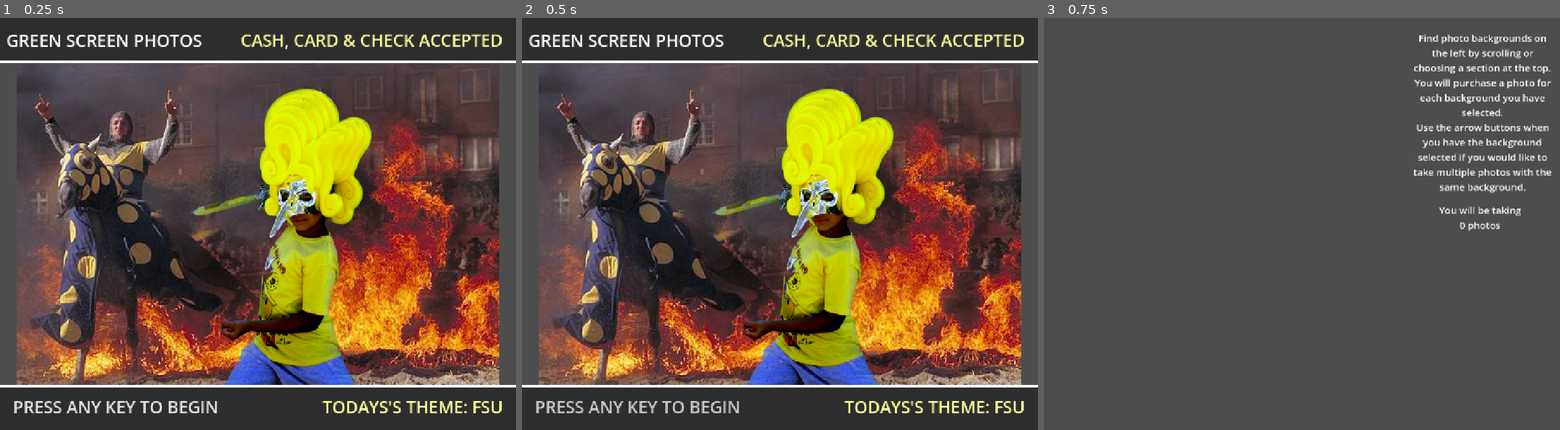
Above: before the commit, frames 1-3 (left to right).
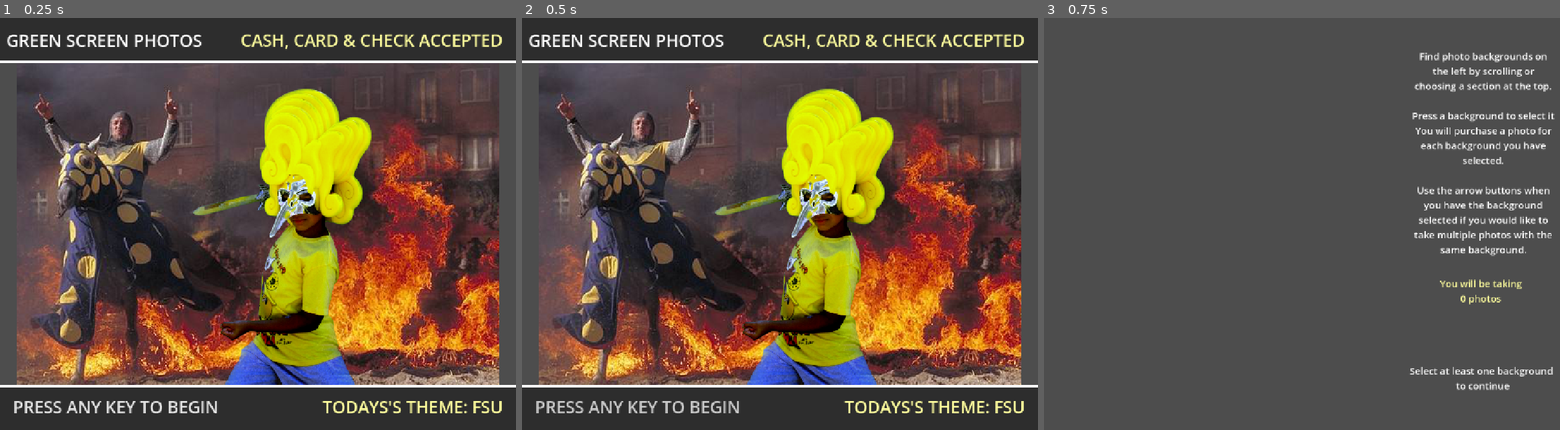
Above: after the commit, the same moments.

Repository: shaneriob-bit/kiosk-client
Game: Godot game, scene res://_scenes/main.tscn
Two runs of this game, one before a commit and one after it. Both use one fixed random seed, a clock stepped at 60 frames per second and the inputs below.
Inputs:
- Up to frame 1 (0.25 s): no input
- Up to frame 2 (0.5 s): no input
- Up to frame 3 (0.75 s): tap Enter at 0.5 s

Frames 1-2 are identical in both runs. In frame 3, 5.0% of the frame differs, in the area x 70-99%, y 4-91%.

Commit message:
wrap up order screen

Diff:
--- a/_scenes/main.tscn
+++ b/_scenes/main.tscn
@@ -5,6 +5,7 @@
 [ext_resource type="Script" uid="uid://2oa8muujgfit" path="res://_scripts/image_scroller.gd" id="1_x6rnu"]
 [ext_resource type="Texture2D" uid="uid://ckql0oco1bm7r" path="res://p17.png" id="2_3q5j6"]
 [ext_resource type="PackedScene" uid="uid://d3tonfewmlbtx" path="res://_scenes/order_screen.tscn" id="4_lavtb"]
+[ext_resource type="PackedScene" uid="uid://cv2fb28amypr8" path="res://_scenes/idle_screen.tscn" id="6_ce27d"]
 
 [node name="Main" type="Node2D" unique_id=1640866435]
 
@@ -28,3 +29,6 @@
 [node name="OrderScreen" parent="OrderScreenLayer" unique_id=1574650878 groups=["GroupListener"] instance=ExtResource("4_lavtb")]
 size_flags_horizontal = 4
 size_flags_vertical = 4
+
+[node name="IdleScreen" parent="." unique_id=1040489430 instance=ExtResource("6_ce27d")]
+visible = false
--- a/_scenes/order_screen.tscn
+++ b/_scenes/order_screen.tscn
@@ -3,6 +3,9 @@
 [ext_resource type="Script" uid="uid://ctbv8h2747qo4" path="res://_scripts/order_screen.gd" id="1_6xnw5"]
 [ext_resource type="Script" uid="uid://dw6tc6k2spww6" path="res://_scripts/background_selection.gd" id="1_cjxwk"]
 [ext_resource type="Script" uid="uid://3dryyos2k6uf" path="res://_scripts/tab_bar.gd" id="1_s2mde"]
+
+[sub_resource type="StyleBoxFlat" id="StyleBoxFlat_mvnrc"]
+bg_color = Color(0.33096692, 0.70016587, 0.22375292, 1)
 
 [node name="OrderScreen" type="Control" unique_id=1574650878]
 layout_mode = 3
@@ -23,15 +26,18 @@
 anchor_top = 0.5
 anchor_right = 1.0
 anchor_bottom = 0.5
-offset_left = -370.0
-offset_top = -479.0
-offset_right = -14.0
-offset_bottom = -75.0
+offset_left = -368.0
+offset_top = -434.0
+offset_right = -12.0
+offset_bottom = 81.0
 grow_horizontal = 0
 grow_vertical = 2
 theme_override_font_sizes/font_size = 24
 text = "Find photo backgrounds on the left by scrolling or choosing a section at the top.
+
+Press a background to select it
 You will purchase a photo for each background you have selected.
+
 Use the arrow buttons when you have the background selected if you would like to take multiple photos with the same background."
 horizontal_alignment = 1
 vertical_alignment = 1
@@ -45,12 +51,13 @@
 anchor_top = 0.5
 anchor_right = 1.0
 anchor_bottom = 0.5
-offset_left = -376.0
-offset_top = -51.0
-offset_right = -20.0
-offset_bottom = 21.0
+offset_left = -374.0
+offset_top = 131.0
+offset_right = -18.0
+offset_bottom = 203.0
 grow_horizontal = 0
 grow_vertical = 2
+theme_override_colors/font_color = Color(1, 0.99607843, 0.6156863, 1)
 theme_override_font_sizes/font_size = 24
 text = "You will be taking
 ## photos"
@@ -77,4 +84,40 @@
 offset_bottom = 40.0
 script = ExtResource("1_s2mde")
 
+[node name="NextButton" type="Button" parent="." unique_id=524724549]
+layout_mode = 1
+anchors_preset = 3
+anchor_left = 1.0
+anchor_top = 1.0
+anchor_right = 1.0
+anchor_bottom = 1.0
+offset_left = -252.0
+offset_top = -164.0
+offset_right = -124.0
+offset_bottom = -100.0
+grow_horizontal = 0
+grow_vertical = 0
+theme_override_font_sizes/font_size = 32
+theme_override_styles/normal = SubResource("StyleBoxFlat_mvnrc")
+text = "Next"
+
+[node name="DisabledButtonInfo" type="Label" parent="." unique_id=223657350]
+layout_mode = 1
+anchors_preset = 3
+anchor_left = 1.0
+anchor_top = 1.0
+anchor_right = 1.0
+anchor_bottom = 1.0
+offset_left = -442.0
+offset_top = -164.0
+offset_right = 53.0
+offset_bottom = -93.0
+grow_horizontal = 0
+grow_vertical = 0
+theme_override_font_sizes/font_size = 24
+text = "Select at least one background
+ to continue"
+horizontal_alignment = 1
+vertical_alignment = 1
+
 [connection signal="tab_changed" from="TabBar" to="BackgroundSelection" method="_on_tab_bar_tab_changed"]
--- a/_scripts/background_selection.gd
+++ b/_scripts/background_selection.gd
@@ -4,7 +4,13 @@
 
 @onready var tab_bar : TabBar = $"../TabBar"
 
+# Flag to prevent infinite loops between scrolling and tab changing
+var _is_syncing: bool = false
+
 func _ready() -> void:
+	# Connect to the scrollbar to detect when the user is scrolling
+	get_v_scroll_bar().value_changed.connect(_on_scroll_changed)
+
 	var backgrounds_path = "user://backgrounds"
 	var background_folder = DirAccess.open(backgrounds_path)
 
@@ -22,8 +28,7 @@
 		next_section = background_folder.get_next()
 	background_folder.list_dir_end()
 
-
-	var ordered_names : Array = tab_bar.get_ordered_names()
+	var ordered_names : Array = tab_bar.get_ordered_names() if tab_bar.has_method("get_ordered_names") else []
 
 	if ordered_names.size() == 0:
 		# fallback to the order of the tabs if no json
@@ -53,7 +58,7 @@
 
 		# Create the grid container
 		var grid_container = GridContainer.new()
-		grid_container.name = section
+		grid_container.name = section + "_Grid" # Differentiate grid name from label name
 		grid_container.columns = 3
 		$VBoxContainer.add_child(grid_container)
 
@@ -80,10 +85,50 @@
 
 	update_scroll_container_width()
 
+func _on_scroll_changed(scroll_value: float) -> void:
+	if _is_syncing:
+		return
+
+	var current_section_name = ""
+	var highest_y = -1.0
+
+	# Add a small pixel offset so the tab switches just as the label touches the top
+	var scroll_threshold = scroll_value + 20.0
+
+	# Find which label is currently at the top of the scroll view
+	for child in $VBoxContainer.get_children():
+		if child is Label:
+			if child.position.y <= scroll_threshold and child.position.y > highest_y:
+				highest_y = child.position.y
+				current_section_name = child.name
+
+	# If we found an active section, find its corresponding tab and switch to it
+	if current_section_name != "":
+		for i in tab_bar.tab_count:
+			# Adjust this depending on how you store data: get_tab_metadata(i) or get_tab_title(i)
+			if tab_bar.get_tab_metadata(i) == current_section_name or tab_bar.get_tab_title(i) == current_section_name:
+				if tab_bar.current_tab != i:
+					_is_syncing = true
+					tab_bar.current_tab = i
+					_is_syncing = false
+				break
+
 func _on_tab_bar_tab_changed(tab: int) -> void:
+	if _is_syncing:
+		return
+
 	var tab_name = tab_bar.get_tab_metadata(tab)
-	var label_node = $VBoxContainer.get_node(tab_name)
-	self.scroll_vertical = label_node.position.y
+
+	# Fallback just in case metadata isn't populated but the title is
+	if tab_name == null:
+		tab_name = tab_bar.get_tab_title(tab)
+
+	var label_node = $VBoxContainer.get_node_or_null(tab_name)
+
+	if label_node:
+		_is_syncing = true
+		self.scroll_vertical = label_node.position.y
+		_is_syncing = false
 
 func update_scroll_container_width() -> void:
 	# Wait a frame for UI nodes to resolve their minimum sizes
--- a/_scripts/order_screen.gd
+++ b/_scripts/order_screen.gd
@@ -26,6 +26,9 @@
 
 	$PhotoCountLabel.text = "You will be taking\n" + str(total_count) + " photos"
 
+	$NextButton.visible = total_count > 0
+	$DisabledButtonInfo.visible = total_count <= 0
+
 func _process(_delta: float) -> void:
 	# this is a massive waste of CPU cycles but we are in a rush here
 	if visible and get_parent().visible:
--- a/_scripts/state_manager.gd
+++ b/_scripts/state_manager.gd
@@ -20,17 +20,21 @@
 	add_child(idle_timer)
 	idle_timer.timeout.connect(_on_idle_timer_timeout)
 	idle_timer.one_shot = true
-	idle_timer.start(30)
 
 func _on_idle_timer_timeout():
 	change_state(ProgramStates.HOME)
 
 func change_state(state):
+	currentProgramState = state
+
 	if state == ProgramStates.HOME:
 		# reset EVERYTHING
 		get_tree().reload_current_scene()
 	else:
+		# we are no longer home, start the idle timer
+		idle_timer.start(30)
 		get_tree().call_group("GroupListener", "_state_changed", state)
+
 
 func _input(_event: InputEvent) -> void:
 	# reset the timer
@@ -44,7 +48,7 @@
 
 func _process(_delta: float) -> void:
 	# maybe consider changing this to every second
-	if idle_timer.time_left < 10:
+	if idle_timer.time_left < 10 and currentProgramState != ProgramStates.HOME:
 		if idle_screen != null:
 			idle_screen.update_seconds(idle_timer.time_left)
 			idle_screen.visible = true
